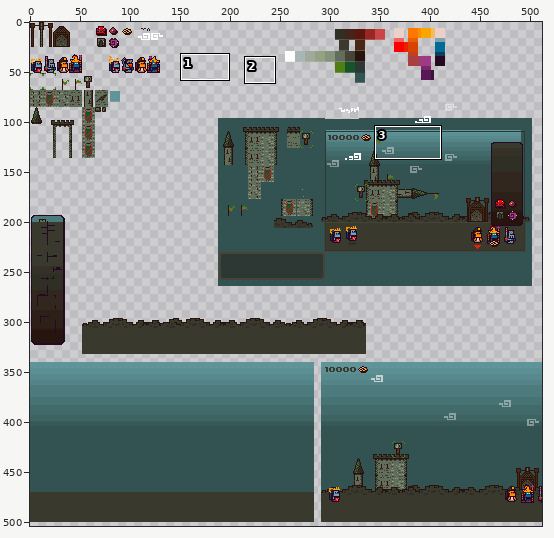
Two versions of one sprite sheet, android/assets/tiles.png. Above, an overview of the earlier version with the close-up marked.
Close-up. Before the edit:
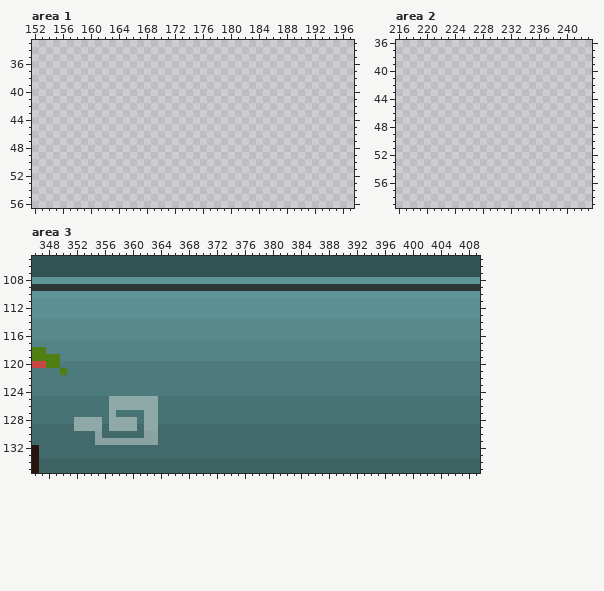
The file is 512x512 pixels. Pixels under 10% opacity are left out. Colours within 5 levels of each other are drawn and written as one. Shown: area 1: x 152..197, y 33..56; area 2: x 216..243, y 36..59; area 3: x 346..409, y 105..135. The wide view leaves out empty margins. The commit also changed other parts of the picture, which this record leaves out.
New version:
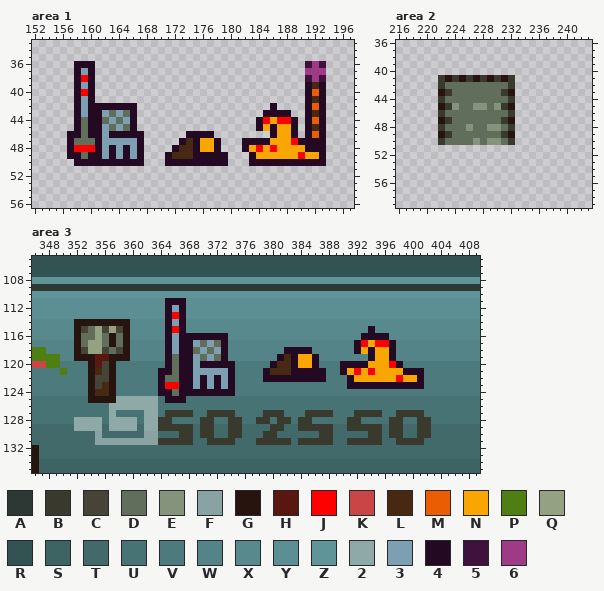
Palette (. is transparent): A #2d3734  B #3a392d  C #464437  D #616e5b  E #85937d  F #8ba2a2  G #27140e  H #5a170f  J #fd0100  K #ca4545  L #472812  M #ea5d02  N #f9a502  P #4f7e12  Q #95a183  R #325351  S #3d6363  T #426a6b  U #487375  V #4d7a7d  W #548487  X #58898d  Y #5b8f93  Z #5f9499  2 #8fa8a8  3 #7ca0b1  4 #230a22  5 #3f113d  6 #9f3a86
Changes in this commit:
--- area 1
@@ x 152..197 @@
 35 ..............................................
-36 ..............................................
-37 ..............................................
-38 ..............................................
-39 ..............................................
-40 ..............................................
-41 ..............................................
-42 ..............................................
-43 ..............................................
-44 ..............................................
-45 ..............................................
-46 ..............................................
-47 ..............................................
-48 ..............................................
-49 ..............................................
-50 ..............................................
+36 ......444..............................565....
+37 ......434..............................666....
+38 ......4J4..............................565....
+39 ......434..............................4L4....
+40 ......4J4..............................4M4....
+41 ......434..............................4L4....
+42 ......434444444...................4....4M4....
+43 ......43443D3D4..................4444..4L4....
+44 ......4D44D3D34.................4JNJJ4.4M4....
+45 ......4D443D3D4.................4N4NN4.4L4....
+46 .....44D44344444......4444........4NN4.4M4....
+47 .....4DDD4333334.....4L4NN4...4444NNNJ4444....
+48 .....4JJJ4343434....4LL4NN4...4NJNJNNNN444....
+49 .....44D44343434...4LLL44444...4NNNNNNJNN4....
+50 ......4444444444...444444444...44444444444....
 51 ..............................................
--- area 2
@@ x 220..234 @@
 40 ...............
-41 ...............
-42 ...............
-43 ...............
-44 ...............
-45 ...............
-46 ...............
-47 ...............
-48 ...............
-49 ...............
-50 ...............
+41 ..BGBGBGBGBGB..
+42 ..BDDDDDDDDDB..
+43 ..GBDDDDDDDBG..
+44 ..BDDDDDDDDDB..
+45 ..GBEDDEEDEBG..
+46 ..BDDDDDDDDDB..
+47 ..GBDDDDDDDBG..
+48 ..BDDDEDDEEDB..
+49 ..GBDDDDDDDBG..
+50 ..BDDDDEDEEDB..
 51 ...............
--- area 3
@@ x 346..409 @@
 110 ZZZZZZZZZZZZZZZZZZZZZZZZZZZZZZZZZZZZZZZZZZZZZZZZZZZZZZZZZZZZZZZZ
-111 YYYYYYYYYYYYYYYYYYYYYYYYYYYYYYYYYYYYYYYYYYYYYYYYYYYYYYYYYYYYYYYY
-112 YYYYYYYYYYYYYYYYYYYYYYYYYYYYYYYYYYYYYYYYYYYYYYYYYYYYYYYYYYYYYYYY
-113 YYYYYYYYYYYYYYYYYYYYYYYYYYYYYYYYYYYYYYYYYYYYYYYYYYYYYYYYYYYYYYYY
-114 XXXXXXXXXXXXXXXXXXXXXXXXXXXXXXXXXXXXXXXXXXXXXXXXXXXXXXXXXXXXXXXX
-115 XXXXXXXXXXXXXXXXXXXXXXXXXXXXXXXXXXXXXXXXXXXXXXXXXXXXXXXXXXXXXXXX
-116 XXXXXXXXXXXXXXXXXXXXXXXXXXXXXXXXXXXXXXXXXXXXXXXXXXXXXXXXXXXXXXXX
-117 WWWWWWWWWWWWWWWWWWWWWWWWWWWWWWWWWWWWWWWWWWWWWWWWWWWWWWWWWWWWWWWW
-118 PPWWWWWWWWWWWWWWWWWWWWWWWWWWWWWWWWWWWWWWWWWWWWWWWWWWWWWWWWWWWWWW
-119 PPPPWWWWWWWWWWWWWWWWWWWWWWWWWWWWWWWWWWWWWWWWWWWWWWWWWWWWWWWWWWWW
-120 KKPPVVVVVVVVVVVVVVVVVVVVVVVVVVVVVVVVVVVVVVVVVVVVVVVVVVVVVVVVVVVV
-121 VVVVPVVVVVVVVVVVVVVVVVVVVVVVVVVVVVVVVVVVVVVVVVVVVVVVVVVVVVVVVVVV
-122 VVVVVVVVVVVVVVVVVVVVVVVVVVVVVVVVVVVVVVVVVVVVVVVVVVVVVVVVVVVVVVVV
-123 VVVVVVVVVVVVVVVVVVVVVVVVVVVVVVVVVVVVVVVVVVVVVVVVVVVVVVVVVVVVVVVV
-124 VVVVVVVVVVVVVVVVVVVVVVVVVVVVVVVVVVVVVVVVVVVVVVVVVVVVVVVVVVVVVVVV
-125 UUUUUUUUUUU2222222UUUUUUUUUUUUUUUUUUUUUUUUUUUUUUUUUUUUUUUUUUUUUU
+111 YYYYYYYYYYYYYYYYYYY444YYYYYYYYYYYYYYYYYYYYYYYYYYYYYYYYYYYYYYYYYY
+112 YYYYYYYYYYYYYYYYYYY434YYYYYYYYYYYYYYYYYYYYYYYYYYYYYYYYYYYYYYYYYY
+113 YYYYYYYYYYYYYYYYYYY4J4YYYYYYYYYYYYYYYYYYYYYYYYYYYYYYYYYYYYYYYYYY
+114 XXXXXXGGGGGGGGXXXXX434XXXXXXXXXXXXXXXXXXXXXXXXXXXXXXXXXXXXXXXXXX
+115 XXXXXXGCDQCQCGXXXXX4J4XXXXXXXXXXXXXXXXXXXXXXXXXX4XXXXXXXXXXXXXXX
+116 XXXXXXGDDQDGDGXXXXX434444444XXXXXXXXXXXXXXXXXXX4444XXXXXXXXXXXXX
+117 WWWWWWGDQQDGDGWWWWW43443D3D4WWWWWWWWWWWWWWWWWW4JNJJ4WWWWWWWWWWWW
+118 PPWWWWGCQQCDCGWWWWW4344D3D34WWWWWWWW4444WWWWWW4N4NN4WWWWWWWWWWWW
+119 PPPPWWGGGHHGGGWWWWW4D443D3D4WWWWWWW4L4NN4WWWWWWW4NN4WWWWWWWWWWWW
+120 KKPPVVVVGHCGVVVVVVV4D44344444VVVVV4LL4NN4VVV4444NNNJ4VVVVVVVVVVV
+121 VVVVPVVVGLCGVVVVVV44D44333334VVVV4LLL44444VV4NJNJNNNN444VVVVVVVV
+122 VVVVVVVVGCCGVVVVVV4DD44343434VVVV444444444VVV4NNNNNNJNN4VVVVVVVV
+123 VVVVVVVVGCLGVVVVVV4JJ44343434VVVVVVVVVVVVVVVV44444444444VVVVVVVV
+124 VVVVVVVVGLLGVVVVVV44D44444444VVVVVVVVVVVVVVVVVVVVVVVVVVVVVVVVVVV
+125 UUUUUUUUGGGG222222U444UUUUUUUUUUUUUUUUUUUUUUUUUUUUUUUUUUUUUUUUUU
 126 UUUUUUUUUUU2222222UUUUUUUUUUUUUUUUUUUUUUUUUUUUUUUUUUUUUUUUUUUUUU
-127 UUUUUUUUUUU2UUUU22UUUUUUUUUUUUUUUUUUUUUUUUUUUUUUUUUUUUUUUUUUUUUU
-128 UUUUUU2222U2222U22UUUUUUUUUUUUUUUUUUUUUUUUUUUUUUUUUUUUUUUUUUUUUU
-129 TTTTTT2222T2222T22TTTTTTTTTTTTTTTTTTTTTTTTTTTTTTTTTTTTTTTTTTTTTT
-130 TTTTTTTTTFTTTTTTFFTTTTTTTTTTTTTTTTTTTTTTTTTTTTTTTTTTTTTTTTTTTTTT
-131 TTTTTTTTTFFFFFFFFFTTTTTTTTTTTTTTTTTTTTTTTTTTTTTTTTTTTTTTTTTTTTTT
+127 UUUUUUUUUUU2UUUU22UBBBBUUBBBBUUUUBBBUUUBBBBUUUBBBBUUBBBBUUUUUUUU
+128 UUUUUU2222U2222U22BBUUUUBBUUBBUUBBUBBUBBUUUUUBBUUUUBBUUBBUUUUUUU
+129 TTTTTT2222T2222T22BBBBBTBBTTBBTTTTBBTTBBBBBTTBBBBBTBBTTBBTTTTTTT
+130 TTTTTTTTTFTTTTTTFFTTTBBTBBTTBBTTTBBTTTTTTBBTTTTTBBTBBTTBBTTTTTTT
+131 TTTTTTTTTFFFFFFFFFBBBBBTTBBBBTTTBBBBBTBBBBBTTBBBBBTTBBBBTTTTTTTT
 132 GTTTTTTTTTTTTTTTTTTTTTTTTTTTTTTTTTTTTTTTTTTTTTTTTTTTTTTTTTTTTTTT
